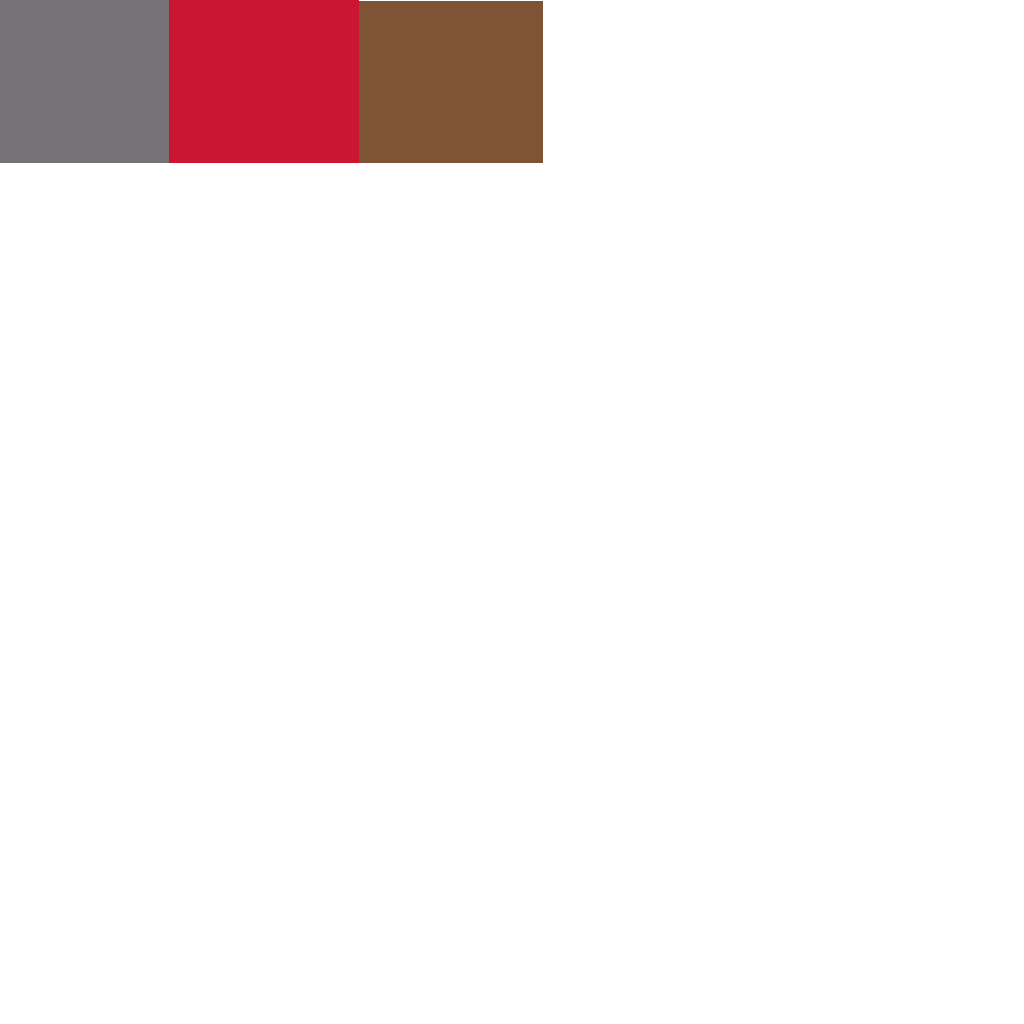
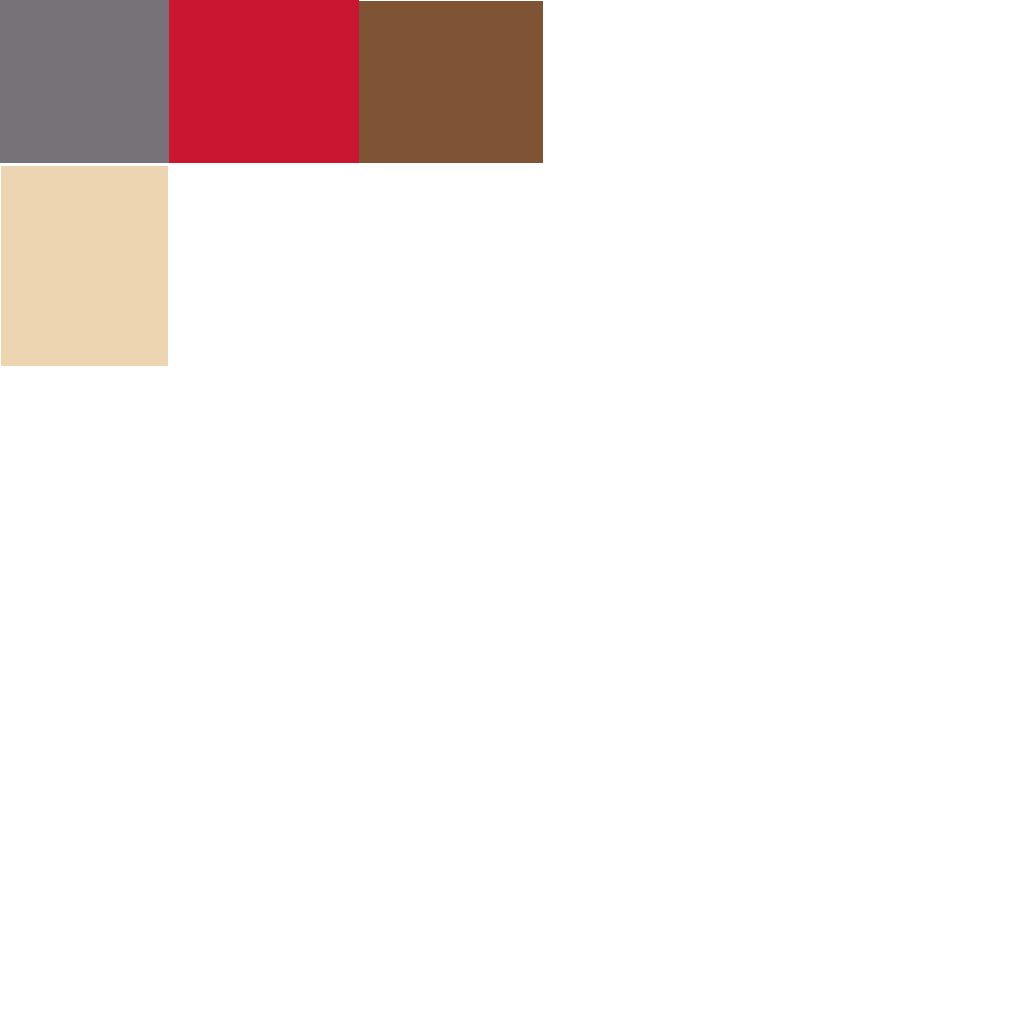
Revision of a layered 1024x1024 image; what changed, layer by layer:
added layer "Прямоугольник 10" above "Прямоугольник 8" over box(1, 166, 168, 366)
